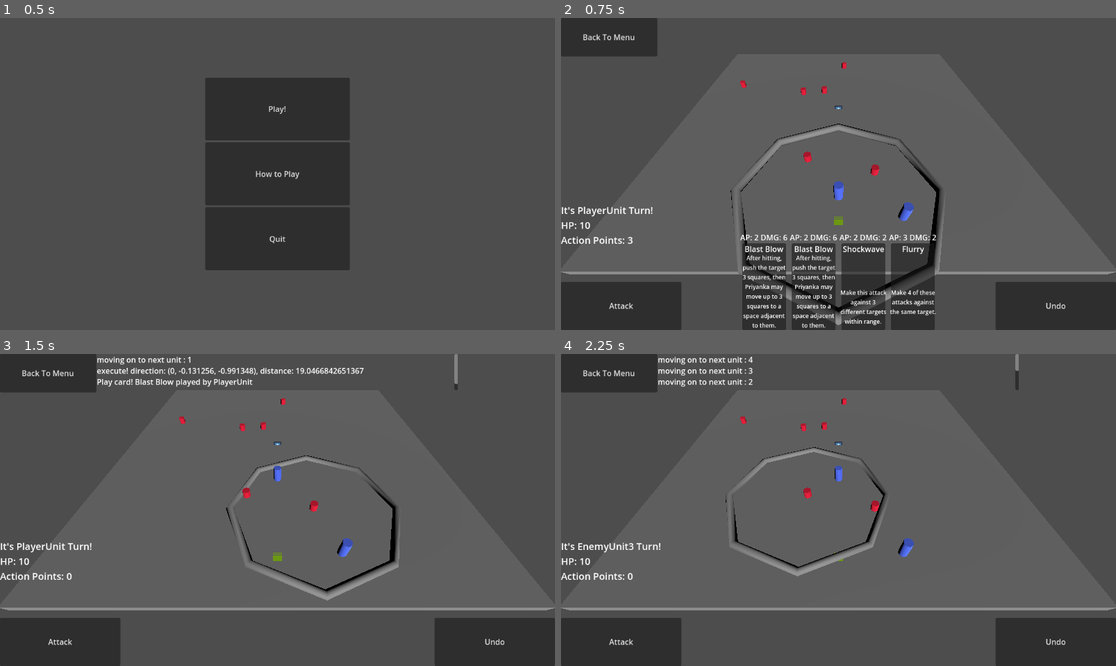
Above: before the commit, frames 1-4 (two rows, left to right).
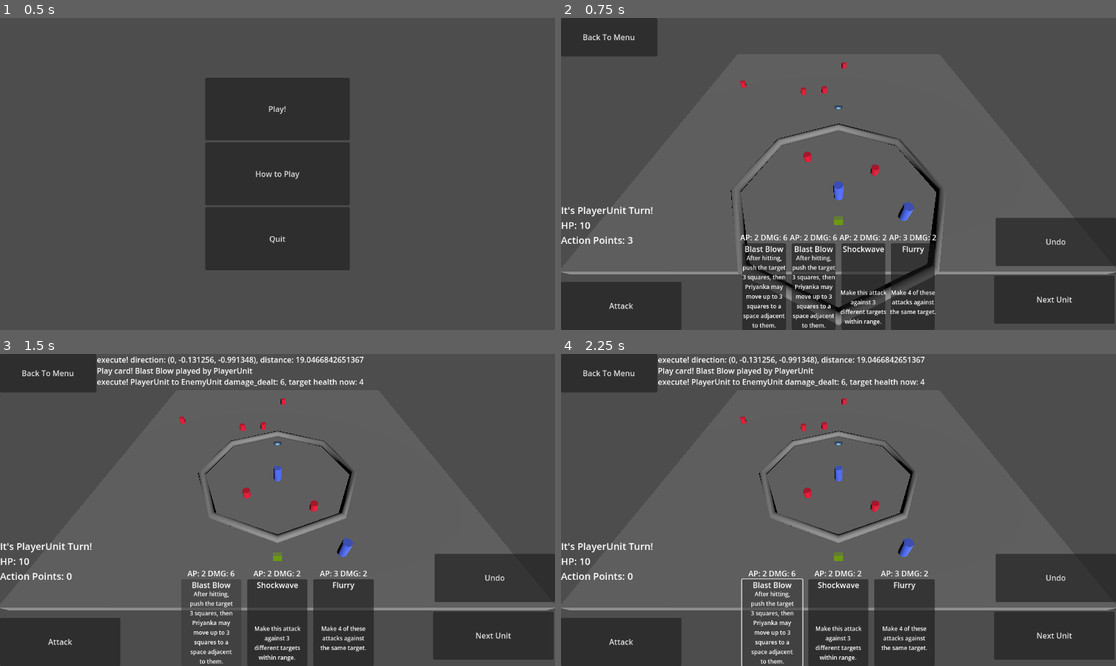
Above: after the commit, the same moments.

Repository: ValorZard/Priyanka-outdated
Game: Godot game, scene res://Scenes/MainMenu/MainMenu.tscn
Same seed, same stepped clock (60 frames per second), same inputs: the game is played once before the commit and once after it. The engine's default icon, where the game draws it, is replaced by a stand-in: a white triangle on a blue panel in a dark square.
Inputs (mouse positions are in pixels of both pictures, inside the frame that each line leads up to):
- Up to frame 1 (0.5 s): no input
- Up to frame 2 (0.75 s): click "Play!" at 0.5 s
- Up to frame 3 (1.5 s): click "Blast Blow" at 1.25 s
- Up to frame 4 (2.25 s): click (771, 622) at 2 s, where only the run after the commit has a clickable "Blast Blow"

Frame 1 is identical in both runs. In frame 2, 4.3% of the frame differs, in the area x 78-100%, y 64-100%; in frame 3, 14%; in frame 4, 15%, in the area x 3-100%, y 0-100%.

Commit message:
massive refactor, but at least go to next unit undo and redo works now

Diff:
--- a/Commands/GoToNextUnitCommand.gd
+++ b/Commands/GoToNextUnitCommand.gd
@@ -13,6 +13,7 @@
 	game_board.current_unit_index += 1
 	if game_board.current_unit_index >= game_board.units_in_initative_order.size():
 		game_board.current_unit_index = 0
+	game_board.log_event(str("moving on to next unit : ", game_board.current_unit_index))
 	# if the new unit we're on is dead, move on to the next one
 	if game_board.get_current_unit().is_dead() and !game_board.check_if_one_side_won():
 		execute()
@@ -21,7 +22,6 @@
 		return false
 	# set up new unit
 	game_board.enable_current_unit()
-	game_board.log_event(str("moving on to next unit : ", game_board.current_unit_index))
 	return true
 
 func undo() -> bool:
@@ -32,11 +32,11 @@
 	game_board.current_unit_index -= 1
 	if game_board.current_unit_index < 0:
 		game_board.current_unit_index = game_board.units_in_initative_order.size() - 1
+	game_board.log_event(str("moving on to previous unit : ", game_board.current_unit_index))
 	# if the new unit we're on is dead, move on to the next one
 	# we're assuming that at least one unit must still be alive
 	if game_board.get_current_unit().is_dead():
 		undo()
 	# set up new unit
 	game_board.enable_current_unit()
-	game_board.log_event(str("moving on to previous unit : ", game_board.current_unit_index))
 	return true
--- a/GameBoard/GameBoard.gd
+++ b/GameBoard/GameBoard.gd
@@ -108,10 +108,13 @@
 
 # once all of the unit's action points are used up, move on to next unit
 # TODO: Turnt hsi to a command so we can undo/redo
-func go_to_next_unit():
+func go_to_next_unit() -> bool:
 	var command := GoToNextUnitCommand.new(self)
 	if command.execute():
 		command_array.push_back(command)
+		return true
+	else:
+		return false
 
 # Called every frame. 'delta' is the elapsed time since the previous frame.
 func _physics_process(delta):
--- a/Scenes/test_scene.tscn
+++ b/Scenes/test_scene.tscn
@@ -91,17 +91,19 @@
 
 [node name="UndoButton" type="Button" parent="InputManager"]
 layout_mode = 1
-anchors_preset = 3
+anchors_preset = -1
 anchor_left = 1.0
-anchor_top = 1.0
+anchor_top = 0.794753
 anchor_right = 1.0
-anchor_bottom = 1.0
+anchor_bottom = 0.794753
 offset_left = -250.0
 offset_top = -100.0
 grow_horizontal = 0
 grow_vertical = 0
 text = "Undo
 "
+metadata/_edit_use_anchors_ = true
+metadata/_edit_group_ = true
 
 [node name="StatsLabel" type="Label" parent="InputManager"]
 layout_mode = 1
@@ -121,6 +123,22 @@
 offset_right = 200.0
 offset_bottom = 80.0
 text = "Back To Menu"
+
+[node name="GoToNextUnitButton" type="Button" parent="InputManager"]
+layout_mode = 1
+anchors_preset = -1
+anchor_left = 0.997396
+anchor_top = 0.979938
+anchor_right = 0.997396
+anchor_bottom = 0.979938
+offset_left = -250.0
+offset_top = -100.0
+grow_horizontal = 0
+grow_vertical = 0
+text = "Next Unit
+"
+metadata/_edit_use_anchors_ = true
+metadata/_edit_group_ = true
 
 [node name="DirectionalLight3D" type="DirectionalLight3D" parent="."]
 transform = Transform3D(0.965926, 0, 0.258819, -0.103606, 0.916384, 0.386661, -0.237178, -0.400301, 0.885159, 0, 70, -11)
--- a/UI/InputManager.gd
+++ b/UI/InputManager.gd
@@ -21,6 +21,7 @@
 	$UndoButton.connect("button_up", do_undo)
 	$BackToMenuButton.connect("button_up", go_back_to_menu)
 	game_board.connect("game_board_setup_finished", update_all_ui)
+	$GoToNextUnitButton.connect("button_up", go_to_next_unit)
 
 func get_all_children(in_node,arr:=[]):
 	arr.push_back(in_node)
@@ -66,16 +67,15 @@
 		return true
 	return false
 
-func do_current_unit_actions():
+func get_player_inputs():
 	if game_board.get_current_unit() is PlayerUnit:
 		# do not move on unless the player actually does an input for the player unit
 		is_movement_selected()
 		pass
 	else:
 		#print("on unit: ", game_board.get_current_unit().name)
-		# TODO: Actiually have an AI here
-		game_board.do_attack(game_board.get_current_unit().base_attack_damage, game_board.get_current_unit().base_attack_action_point_cost)
-		game_board.get_current_unit().empty_action_points()
+		pass
+
 
 # called when the attack button is pressed, does the unit's base attack (different from Card attacks)
 func do_current_unit_base_attack():
@@ -100,26 +100,27 @@
 #		pass
 	pass
 
+func go_to_next_unit():
+	# move onto the next unit if conditions are met
+	if game_board.go_to_next_unit():
+		# make sure to change the deck to the one the next unit has
+		update_deck_ui()
+		# restart timer now that the unit can't do anything more
+		turn_timer.start()
+		if game_board.get_current_unit() is EnemyUnit:
+			# TODO: Actiually have an AI here
+			game_board.do_attack(game_board.get_current_unit().base_attack_damage, game_board.get_current_unit().base_attack_action_point_cost)
+			game_board.get_current_unit().empty_action_points()
+	else:
+		# if we can't go to the next unit anymore, that means the game is over
+		if is_game_over == false:
+			game_board.log_event("Game Over!")
+			is_game_over = true
+
 # Called every frame. 'delta' is the elapsed time since the previous frame.
 func _process(delta):
 	# since this is visual, we want to update cursor as fast as possible
 	cursor.update_cursor(camera3d, game_board.get_current_unit())
 	# only care about doing the game loop if a side hasn't won yet
-	if !game_board.check_if_one_side_won():
-		# once a unit has finished its turn, the next once can go
-		# also make sure inputs from the previous scene don't accidentally carry over here
-		if turn_timer.is_stopped() and input_buffer_timer.is_stopped():
-			do_current_unit_actions()
-			update_text_ui()
-			# check if current unit is out of action points. If so, move on to the next unit
-			if game_board.get_current_unit().action_points <= 0:
-				game_board.go_to_next_unit()
-				# make sure to change the deck to the one the next unit has
-				update_deck_ui()
-				# restart timer now that the unit can't do anything more
-				turn_timer.start()
-	else:
-		if is_game_over == false:
-			game_board.log_event("Game Over!")
-			is_game_over = true
-		pass
+	get_player_inputs()
+	update_text_ui()
